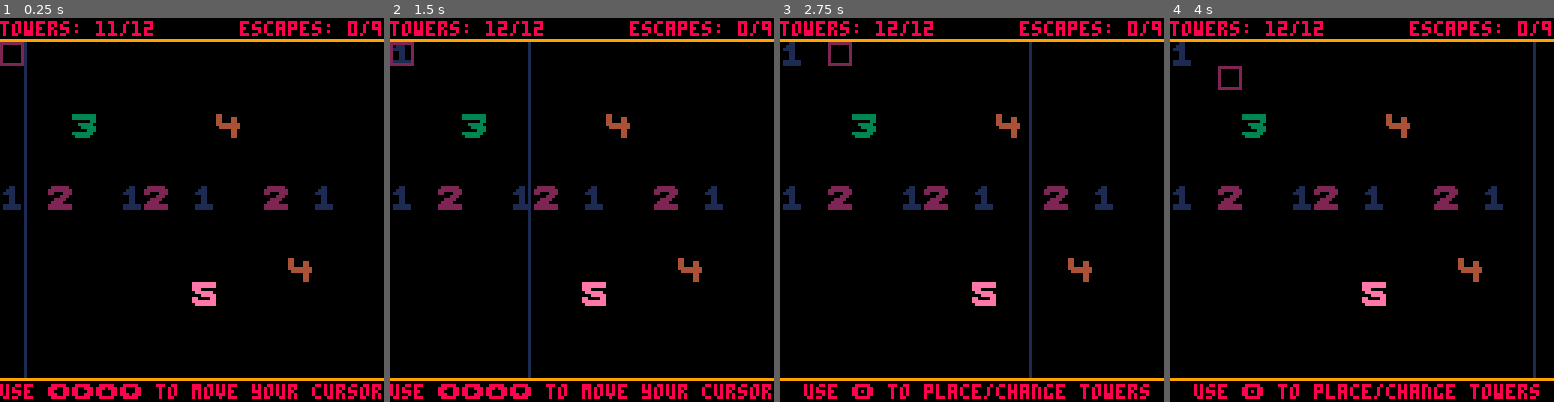
Above: before the commit, frames 1-4 (left to right).
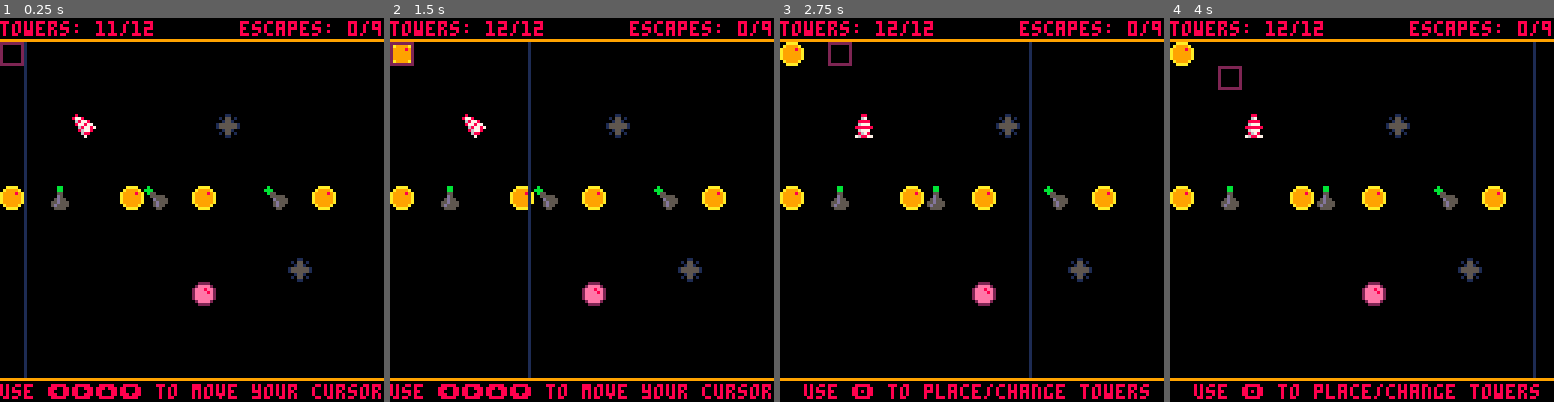
Above: after the commit, the same moments.

Repository: dlowe/sequencer-tower-defense
Game: PICO-8 cartridge ld41.p8
Same seed, same stepped clock (60 frames per second), same inputs: the game is played once before the commit and once after it.
Inputs:
- Up to frame 1 (0.25 s): no input
- Up to frame 2 (1.5 s): tap X (X key) at 0.33, 1.07 s; tap O (Z key) at 0.7 s
- Up to frame 3 (2.75 s): hold Right 1.6-2.1 s; tap O (Z key) at 1.7, 2.1, 2.5 s; tap X (X key) at 1.85 s; hold Up 2.15-2.42 s; hold Right from 2.47 s (still down)
- Up to frame 4 (4 s): tap O (Z key) at 2.9, 3.3, 3.7 s; tap X (X key) at 2.97 s; release Right at 3.03 s; hold Left 3.08-3.58 s; hold Down 3.63-3.97 s

The runs differ from the first frame. In frame 1, 3.5% of the frame differs, in the area x 0-88%, y 25-75%; in frame 2, 3.6%; in frame 3, 3.8%, in the area x 0-88%, y 6-75%; in frame 4, 3.8%.

Commit message:
buncha stuff

Diff:
--- a/ld41.p8
+++ b/ld41.p8
@@ -255,12 +255,20 @@
                y0           = y*8 + 4,
                x1           = c.x + 4,
                y1           = c.y + 4,
-               col          = 8,
-               active_until = tick + 3,
+               col          = 11,
+               active_until = tick + 4,
             }
             break
          end
       end
+      rings[#rings + 1] = {
+         x = x*8 + 4,
+         y = y*8 + 4,
+         col = 11,
+         radius = 0.5,
+         speed = 1,
+         active_until = tick + 3
+      }
    elseif tower_type == 3 then
       -- remotebomb: targets one medium-distance creep with an area effect
       for i=1,#creeps do
@@ -283,7 +291,7 @@
                   x1  = c.x + 4,
                   y1  = c.y + 4,
                   col = 8,
-                  active_until = tick + 1,
+                  active_until = tick + 2,
                }
                rings[#rings + 1] = {
                   x = c.x + 4,
@@ -297,6 +305,14 @@
             end
          end
       end
+      rings[#rings + 1] = {
+         x = x*8 + 4,
+         y = y*8 + 4,
+         col = 8,
+         radius = 0.5,
+         speed = 1,
+         active_until = tick + 4
+      }
    elseif tower_type == 4 then
       -- tri-laser: targets 3 medium-distance creeps with projectiles
       local n_hit = 0
@@ -310,8 +326,8 @@
                   y0           = y*8 + 4,
                   x1           = c.x + 4,
                   y1           = c.y + 4,
-                  col          = 5,
-                  active_until = tick + 3
+                  col          = 12,
+                  active_until = tick + 4
                }
                n_hit += 1
                if n_hit >= 3 then
@@ -320,6 +336,14 @@
             end
          end
       end
+      rings[#rings + 1] = {
+         x = x*8 + 4,
+         y = y*8 + 4,
+         col = 12,
+         radius = 0.5,
+         speed = 1,
+         active_until = tick + 2
+      }
    elseif tower_type == 5 then
       -- huge but weak bomb
       local total_damage = 0
@@ -327,8 +351,8 @@
          local c = creeps[i]
          if c.alive then
             if (abs(c.grid_x - x) <= 11) and (abs(c.grid_y - y) <= 11) then
-               total_damage += hurt_creep(i, 1)
-               if total_damage > 20 then
+               total_damage += hurt_creep(i, 2)
+               if total_damage > 30 then
                   break
                end
             end
@@ -388,9 +412,9 @@
 end
 
 creep_types = {
-   { sprite = 16, speed = 0.4,  max_health = 30,  particle_color = 9 },
-   { sprite = 17, speed = 0.18, max_health = 110, particle_color = 8 },
-   { sprite = 18, speed = 0.8,  max_health = 12,  particle_color = 7 },
+   { sprite = 8,  speed = 0.4,  max_health = 30,  particle_color = 9 },
+   { sprite = 9,  speed = 0.18, max_health = 110, particle_color = 8 },
+   { sprite = 10, speed = 0.8,  max_health = 12,  particle_color = 7 },
 }
 
 creeps = {}
@@ -534,7 +558,56 @@
     cls()
 
     --towers
-    map(0,0,0,0)
+    for x=0,15 do
+       for y=1,14 do
+          local tower = mget(x,y)
+          if (tower != 0) then
+             sprite   = tower
+             flip_x   = false
+             flip_y   = false
+
+             -- rotational towers
+             if tower == 2 or tower == 3 then
+                local tx = cursor_x * 8 + 4
+                local ty = cursor_y * 8 + 4
+                if #creeps > 0 then
+                   tx = creeps[1].x + 4
+                   ty = creeps[1].y + 4
+                end
+
+                local angle = atan2(tx-(x*8+4),ty-(y*8+4))
+
+                if angle >= 0.875 then
+                   sprite = tower + 16
+                   flip_x = true
+                   flip_y = true
+                elseif angle >= 0.750 then
+                   flip_y = true
+                elseif angle >= 0.625 then
+                   sprite = tower + 16
+                   flip_y = true
+                elseif angle >= 0.5 then
+                   sprite = tower + 32
+                elseif angle >= 0.375 then
+                   sprite = tower + 16
+                elseif angle >= 0.25 then
+                   sprite = tower
+                elseif angle >= 0.125 then
+                   sprite = tower + 16
+                   flip_x = true
+                else
+                   sprite = tower + 32
+                   flip_x = true
+                end
+
+                printh("angle: " .. angle)
+             end
+
+             spr(sprite,x*8,y*8,1,1,flip_x,flip_y)
+          end
+       end
+    end
+    --map(0,0,0,0)
 
     --header
     print("towers: " .. towers .. "/" .. max_towers, 0, 1, 8)
Not shown, changed: 31 lines of the sprite sheet (__gfx__) section of ld41.p8
Not shown, changed: TODO.md
